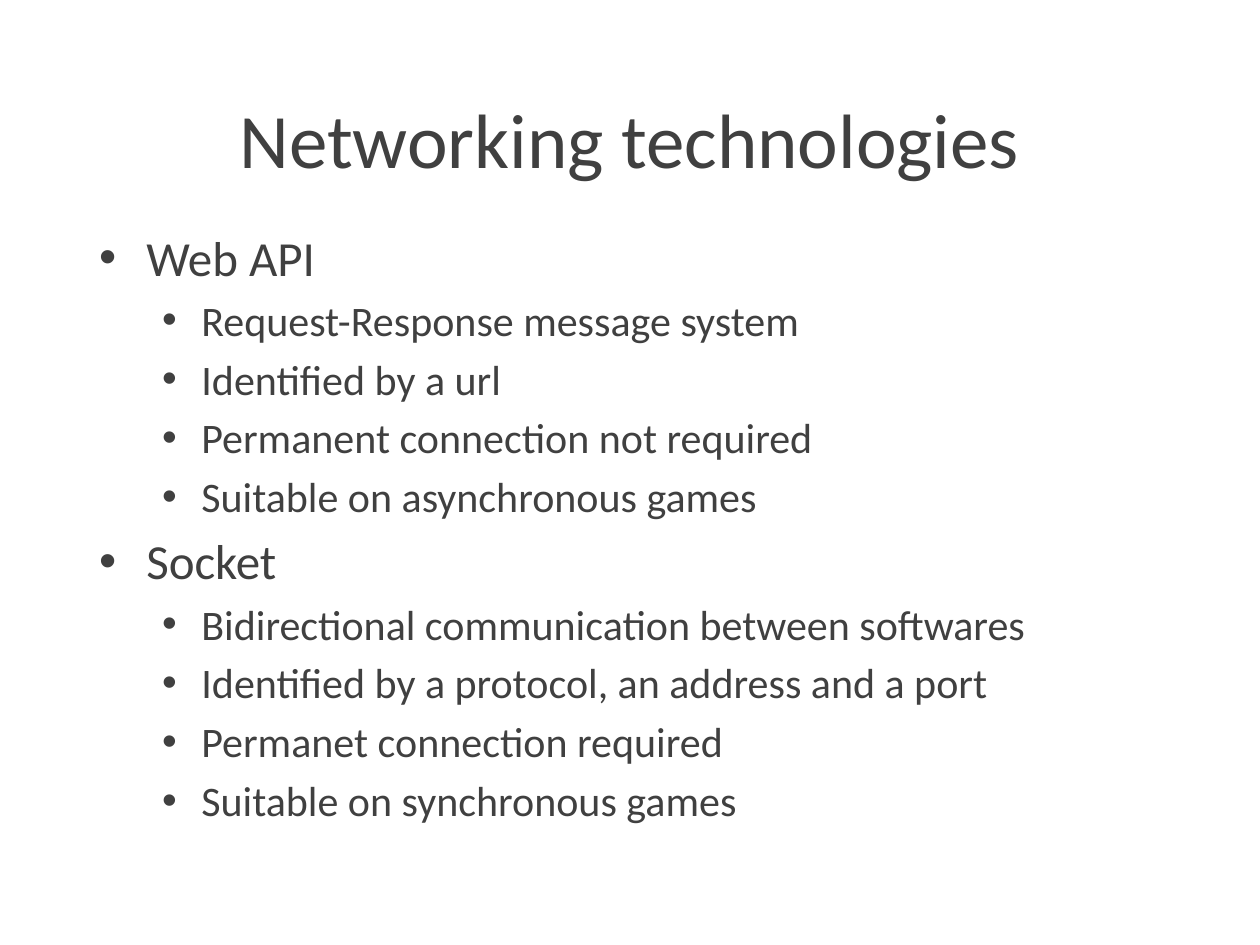
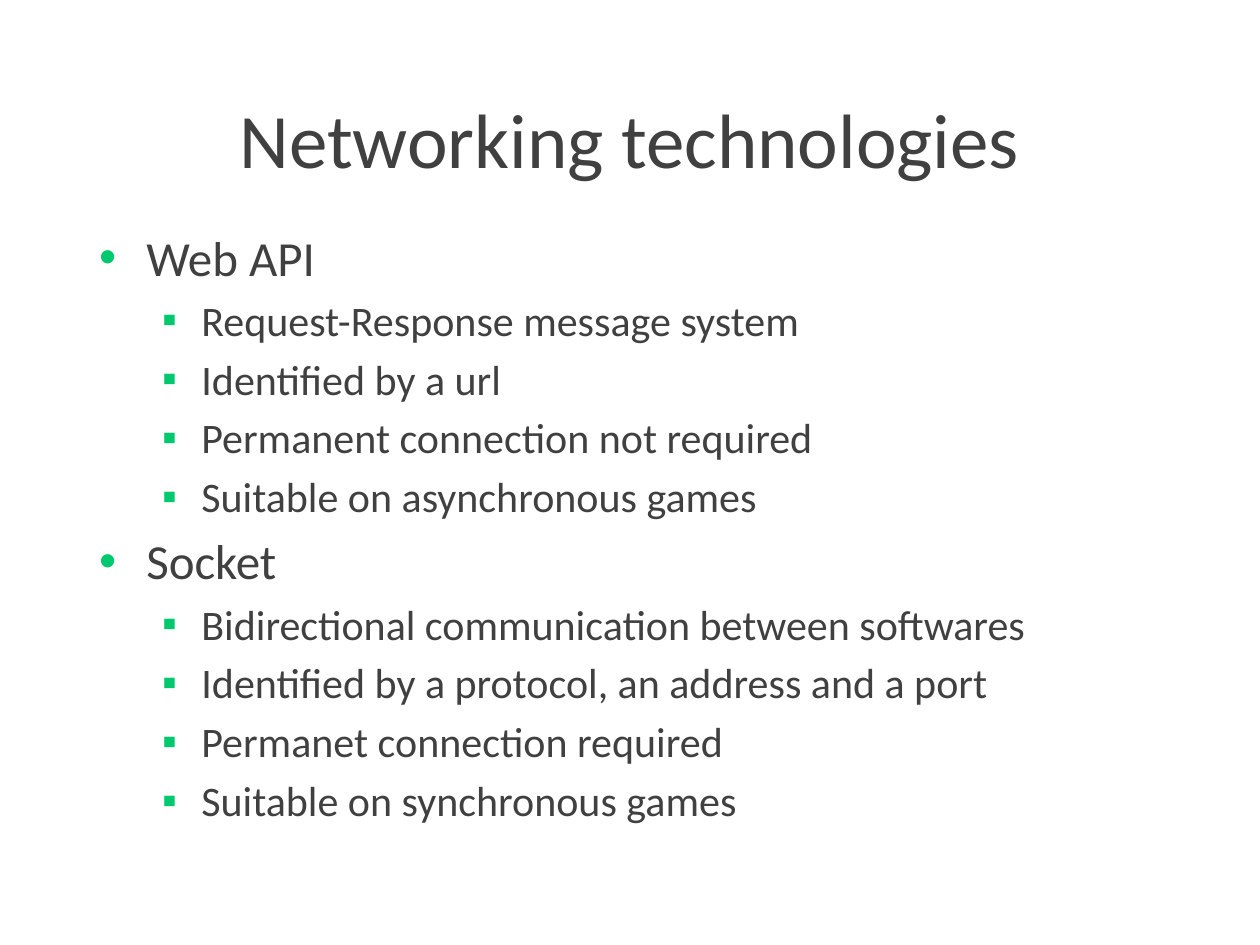
Before and after one commit to Lotti/codemotion2015, a slide deck: slide 13 of slides/slides.pptx (slide 12 before the commit). Drawn at 1260x945 pixels with LibreOffice and Linux fonts; fonts in the diff are those of the drawing; background and template pictures are left out. Boxes give left, top, right and bottom in pixels: in the first picture for what was removed or moved away, otherwise in the second. Text is boxed around its words. In the diff, an @@ line names an element or a change of style, - is before the commit and + after.

```diff
--- a/slides/slides.pptx
+++ b/slides/slides.pptx
@@ text "Web API" at box(146, 242, 1024, 823): bullet • to ▪ @@
```
Also in this commit, not shown: 14 other slides changed, 1 slide removed.
